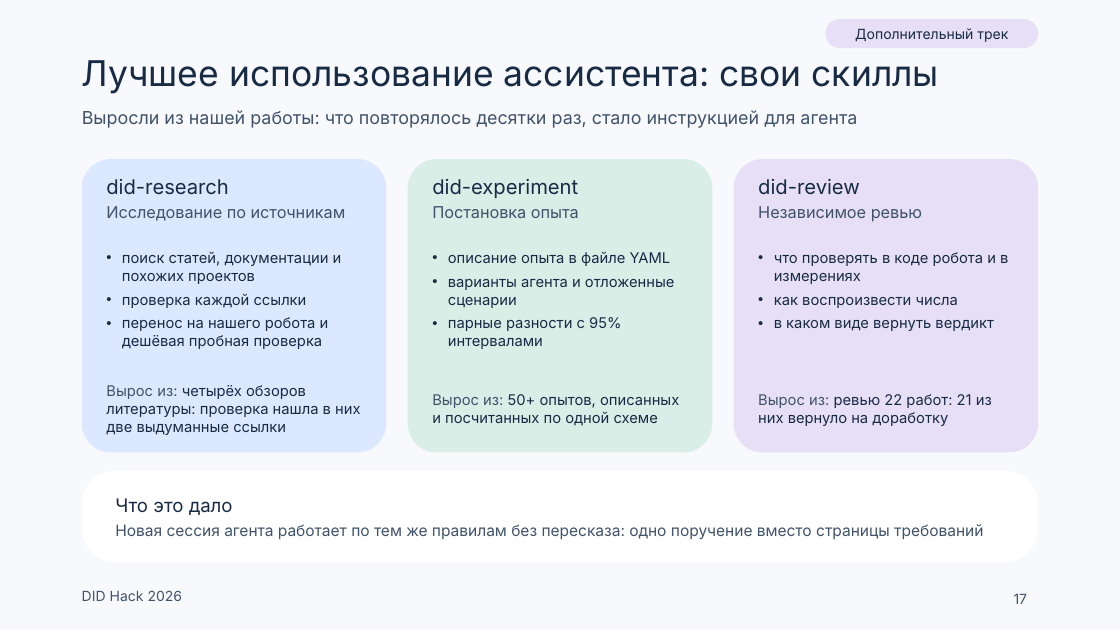
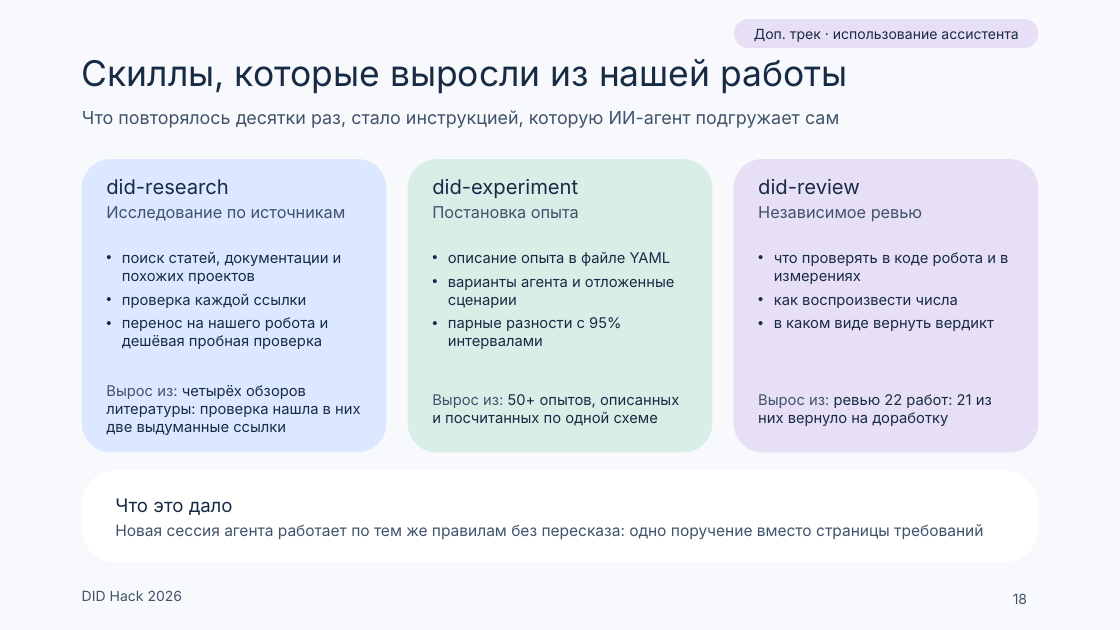
Before and after one commit to Mput13/did-hack, a slide deck: slide 18 of presentation/team/DID_final.pptx (slide 17 before the commit). Drawn at 1120x630 pixels with LibreOffice and Linux fonts; fonts in the diff are those of the drawing. Boxes give left, top, right and bottom in pixels: in the first picture for what was removed or moved away, otherwise in the second. Text is boxed around its words. In the diff, an @@ line names an element or a change of style, - is before the commit and + after.

```diff
--- a/presentation/team/DID_final.pptx
+++ b/presentation/team/DID_final.pptx
@@ rounded rectangle "Доп. трек · использование ассистента": place and size @@
-rounded rectangle "Доп. трек · использование ассистента" at <box>825,19,1038,48</box>
+rounded rectangle "Доп. трек · использование ассистента" at <box>734,19,1038,48</box>
@@ text in rounded rectangle at <box>754,28,1018,42</box>: text changed @@
-Дополнительный трек
+Доп. трек · использование ассистента
@@ title at <box>82,59,847,94</box>: text changed @@
-Лучшее использование ассистента: свои скиллы
+Скиллы, которые выросли из нашей работы
@@ text at <box>82,110,839,128</box>: text changed @@
-Выросли из нашей работы: что повторялось десятки раз, стало инструкцией для агента
+Что повторялось десятки раз, стало инструкцией, которую ИИ-агент подгружает сам
@@ page number at <box>1013,593,1027,604</box>: text changed @@
-17
+18
```
Also in this commit, not shown: 6 other slides changed, 1 slide removed, 14 other files.
